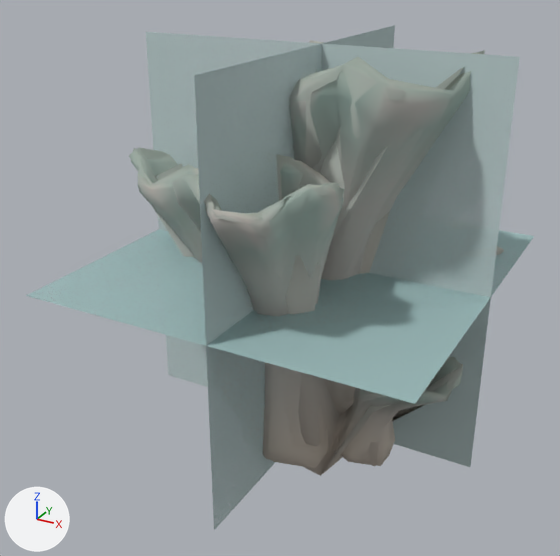
Before and after pictures for a commit that changed the glTF model data/models/board/mars/tube-grove.glb.
Rendered twice from a 50 mm lens placed at (23.7, -48.9, 36.6), pointed at (-2.0, -2.3, 13.2). Lighting does not change. The marker at lower left points along +X, +Y and +Z. The picture after the commit comes second. Where no turn or scale is listed for an object, it has been applied to the vertices. Vertices at exactly the same position are counted once.

The older version as bpy lines, for what is in view:
```python
me_tube_grove_lod1 = bpy.data.meshes.new('tube-grove-lod1')
me_tube_grove_lod1.from_pydata(...)  # 414 vertices, 819 faces; spans x -14.4..13.0, y -15.1..13.3, z 0.0..30.0
me_tube_grove_lod1.materials.append(mat_coral)  # its picture is missing
me_tube_grove_lod2 = bpy.data.meshes.new('tube-grove-lod2')
me_tube_grove_lod2.from_pydata(...)  # 52 vertices, 95 faces; spans x -12.2..12.4, y -12.9..12.5, z 0.0..30.0
me_tube_grove_lod2.materials.append(mat_coral)  # its picture is missing
me_tube_grove_lod3 = bpy.data.meshes.new('tube-grove-lod3')
me_tube_grove_lod3.from_pydata(...)  # 12 vertices, 6 faces; spans x -14.8..13.2, y -15.0..13.5, z 0.0..30.0
me_tube_grove_lod3.materials.append(mat_impostor)  # its picture is missing
ob_tube_grove_lod1_001 = bpy.data.objects.new('tube-grove-lod1.001', me_tube_grove_lod1)
ob_tube_grove_lod1_001.location = (0.0, 0.0, 0.0)
ob_tube_grove_lod2_001 = bpy.data.objects.new('tube-grove-lod2.001', me_tube_grove_lod2)
ob_tube_grove_lod2_001.location = (0.0, 0.0, 0.0)
ob_tube_grove_lod3_001 = bpy.data.objects.new('tube-grove-lod3.001', me_tube_grove_lod3)
ob_tube_grove_lod3_001.location = (0.0, 0.0, 0.0)
# also in view: 'tube-grove-lod0.001' at (-0.8, -0.7, 15.0)
```
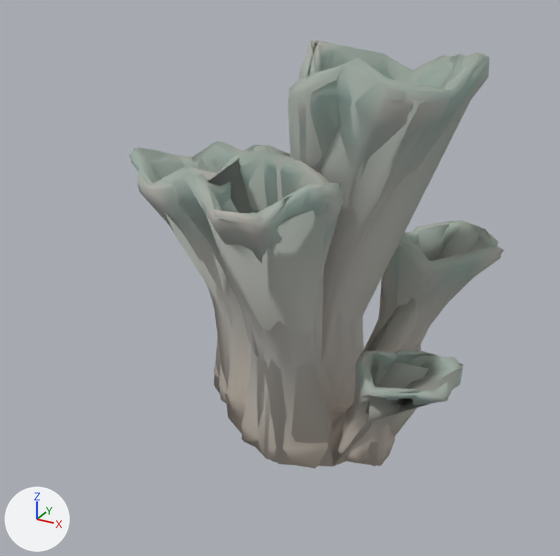
The change, as a list of edits to the scene's bpy script:
```text
Change me_tube_grove_lod2:
    used by ob_tube_grove_lod2_001; location = (0.0, 0.0, 0.0)
    remove me_tube_grove_lod2.from_pydata(...)  # 52 vertices, 95 faces; spans x -12.2..12.4, y -12.9..12.5, z 0.0..30.0
    add me_tube_grove_lod2.from_pydata(...)  # 120 vertices, 231 faces; spans x -14.8..12.5, y -14.9..13.3, z 0.0..30.0
    me_tube_grove_lod2 part 1: the loose piece of 49 vertices spanning x -12.2..12.4, y -12.9..12.5, z 0.0..30.0 is rebuilt with 117 vertices and now spans x -14.8..12.5, y -14.9..13.3, z 0.0..30.0
    other edits to the shape of me_tube_grove_lod2 do not show in these pictures
Change me_tube_grove_lod3:
    used by ob_tube_grove_lod3_001; location = (0.0, 0.0, 0.0)
    remove me_tube_grove_lod3.from_pydata(...)  # 12 vertices, 6 faces; spans x -14.8..13.2, y -15.0..13.5, z 0.0..30.0
    add me_tube_grove_lod3.from_pydata(...)  # 12 vertices, 6 faces; spans x -14.8..12.5, y -14.9..13.3, z 0.0..30.0
    me_tube_grove_lod3 part 2
    me_tube_grove_lod3.vertices[1].co: (13.2, 0.0, 0.0) -> (12.5, 0.0, 0.0)  # pixel (470, 467) -> not seen
    me_tube_grove_lod3.vertices[2].co: (13.2, 0.0, 30.0) -> (12.5, 0.0, 30.0)  # pixel (519, 56) -> not seen
    me_tube_grove_lod3.vertices[4].co: (0.0, -15.0, 0.0) -> (0.0, -14.9, 0.0)  # pixel (214, 530) -> not seen
    me_tube_grove_lod3.vertices[5].co: (0.0, 13.5, 0.0) -> (0.0, 13.3, 0.0)
    me_tube_grove_lod3.vertices[6].co: (0.0, 13.5, 30.0) -> (0.0, 13.3, 30.0)  # pixel (394, 25) -> not seen
    me_tube_grove_lod3.vertices[7].co: (0.0, -15.0, 30.0) -> (0.0, -14.9, 30.0)  # pixel (194, 75) -> not seen
    me_tube_grove_lod3.vertices[8].co: (-14.8, -15.0, 14.1) -> (-14.8, -14.9, 13.0)
    me_tube_grove_lod3.vertices[9].co: (13.2, -15.0, 14.1) -> (12.5, -14.9, 13.0)  # pixel (415, 403) -> not seen
    me_tube_grove_lod3.vertices[10].co: (13.2, 13.5, 14.1) -> (12.5, 13.3, 13.0)  # pixel (534, 236) -> not seen
    me_tube_grove_lod3.vertices[11].co: (-14.8, 13.5, 14.1) -> (-14.8, 13.3, 13.0)
    me_tube_grove_lod3 part 3: 6 faces centred in x -5.5..3.8, y -5.5..4.0, z 10.0..20.0 are repainted in the vertex colours; the middle colour goes from pale blue #e6ffff to beige #ffffc8
```

Boxes [x1, y1, x2, y2] around the edits, measured in the pictures (560 x 556 px; the box of a moved part takes in the faces that stretch with it):
'tube-grove-lod3.001', reshaped, recoloured (not visible afterwards)
    before: [28, 25, 534, 530]
'tube-grove-lod2.001', reshaped (mostly hidden before)
    before: [153, 50, 485, 476]
    after: [165, 41, 490, 467]
part 2 of me_tube_grove_lod3, moved or reshaped (not visible afterwards)
    before: [28, 25, 534, 530]
part 3 of me_tube_grove_lod3, recoloured (pale blue)
    before: [28, 25, 534, 530]
